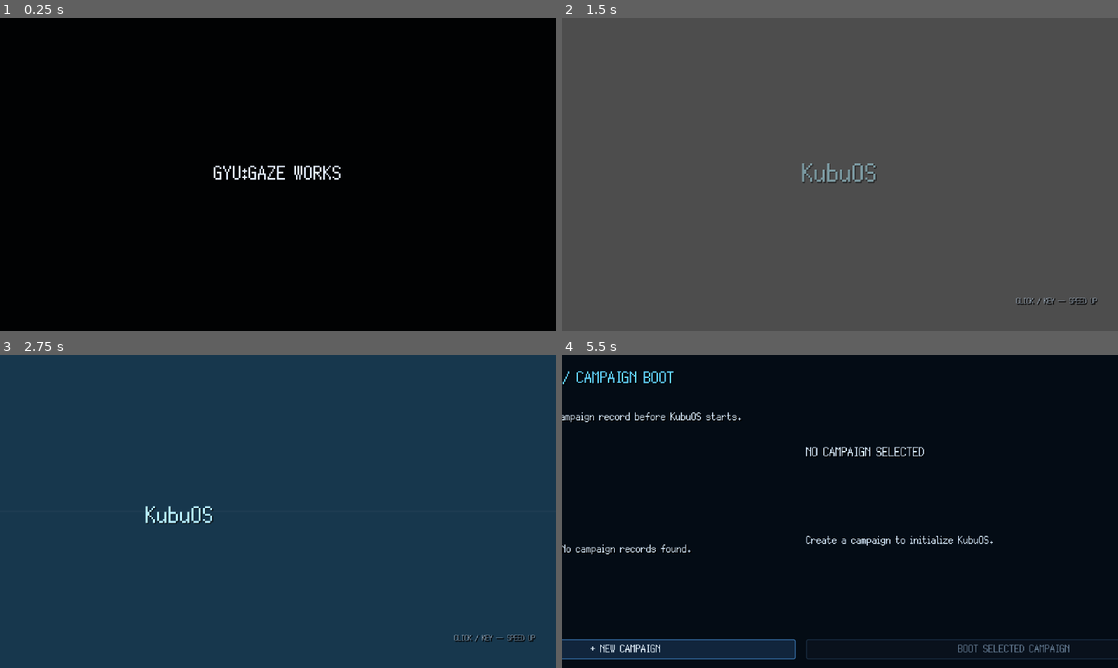
Above: before the commit, frames 1-4 (two rows, left to right).
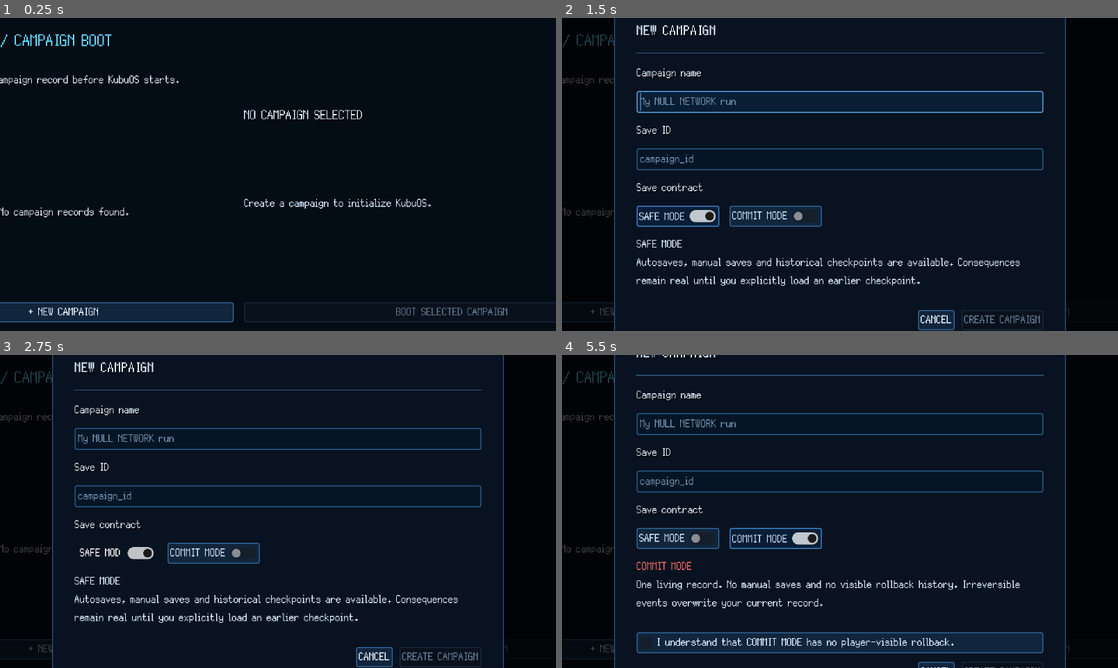
Above: after the commit, the same moments.

Repository: GYU-GAZE/NULL-NETWORK
Game: Godot game, scene res://core/bootstrap/bootstrap.tscn
Two runs of this game, one before a commit and one after it. Both use one fixed random seed, a clock stepped at 60 frames per second and the inputs below. The engine's default icon, where the game draws it, is replaced by a stand-in: a white triangle on a blue panel in a dark square.
Inputs (mouse positions are in pixels of both pictures, inside the frame that each line leads up to):
- Up to frame 1 (0.25 s): no input
- Up to frame 2 (1.5 s): click (628, 312) at 0.5 s, where only the run after the commit has a clickable "+ NEW CAMPAIGN"; click (628, 312) at 1.25 s, where only the run after the commit has a clickable "+ NEW CAMPAIGN"
- Up to frame 3 (2.75 s): click (116, 552) at 2 s, where only the run after the commit has a clickable "SAFE MODE"
- Up to frame 4 (5.5 s): tap Enter at 2.75 s; move the mouse to (962, 495) at 2.77 s; hold D (local_area_move_right) 2.78-3.5 s; tap E (local_area_interact) at 2.85 s; click (962, 495) at 2.92 s; click (773, 552) at 3.5 s, where only the run after the commit has a clickable "COMMIT MODE"; click (840, 642) at 4.25 s, where only the run after the commit has a clickable "I understand that COMMIT MODE…"; tap Space at 5 s; drag from (728, 527) to (812, 574) at 5.02 s

The runs differ from the first frame. In frame 1, 8.4% of the frame differs, in the area x 0-100%, y 5-98%; in frame 2, 100%, in the area x 0-100%, y 0-100%; in frame 3, 98%; in frame 4, 13%.
Error after the commit: Invalid access to property or key 'campaign_load_requested' on a base object of type 'null instance'. (res://core/bootstrap/bootstrap.gd:16)

Commit message:
feat(startup): route boot into KubuOS title menu

Diff:
--- a/core/bootstrap/bootstrap.gd
+++ b/core/bootstrap/bootstrap.gd
@@ -5,36 +5,36 @@
 const MAIN_SCENE: PackedScene = preload("res://core/main.tscn")
 
 @onready var startup_presentation: StartupPresentation = %StartupPresentation
-@onready var campaign_select: CampaignSelect = %CampaignSelect
+@onready var startup_menu: StartupMenu = %StartupMenu
 @onready var runtime_root: Node = %RuntimeRoot
 
 var _desktop_instance: Node
 
 
 func _ready() -> void:
-	campaign_select.hide()
 	startup_presentation.boot_completed.connect(_on_startup_boot_completed)
-	campaign_select.campaign_load_requested.connect(_on_campaign_load_requested)
-	campaign_select.campaign_create_requested.connect(
+	startup_menu.campaign_load_requested.connect(_on_campaign_load_requested)
+	startup_menu.campaign_create_requested.connect(
 		_on_campaign_create_requested
 	)
-	startup_presentation.play(TimeManager.TimePeriod.DAY)
+	var initial_period: int = startup_menu.refresh_profiles()
+	startup_presentation.play(initial_period)
 
 
 func _on_startup_boot_completed() -> void:
-	campaign_select.show()
+	startup_menu.reveal()
 
 
 func _on_campaign_load_requested(
 	campaign_id: String,
 	checkpoint_file_id: String
 ) -> void:
-	campaign_select.set_busy(true)
+	startup_menu.set_busy(true)
 	var errors := SaveManager.load_campaign(campaign_id, checkpoint_file_id)
 
 	if not errors.is_empty():
-		campaign_select.set_busy(false)
-		campaign_select.show_error("\n".join(errors))
+		startup_menu.set_busy(false)
+		startup_menu.show_error("\n".join(errors))
 		return
 
 	_launch_desktop()
@@ -45,7 +45,7 @@
 	display_name: String,
 	save_mode: CampaignState.SaveMode
 ) -> void:
-	campaign_select.set_busy(true)
+	startup_menu.set_busy(true)
 	var errors := SaveManager.create_campaign(
 		campaign_id,
 		save_mode,
@@ -53,8 +53,8 @@
 	)
 
 	if not errors.is_empty():
-		campaign_select.set_busy(false)
-		campaign_select.show_error("\n".join(errors))
+		startup_menu.set_busy(false)
+		startup_menu.show_error("\n".join(errors))
 		return
 
 	_launch_desktop()
@@ -67,10 +67,10 @@
 	_desktop_instance = MAIN_SCENE.instantiate()
 
 	if _desktop_instance == null:
-		campaign_select.set_busy(false)
-		campaign_select.show_error("KubuOS desktop failed to instantiate.")
+		startup_menu.set_busy(false)
+		startup_menu.show_error("KubuOS desktop failed to instantiate.")
 		return
 
 	startup_presentation.stop_and_hide()
+	startup_menu.hide()
 	runtime_root.add_child(_desktop_instance)
-	campaign_select.queue_free()
